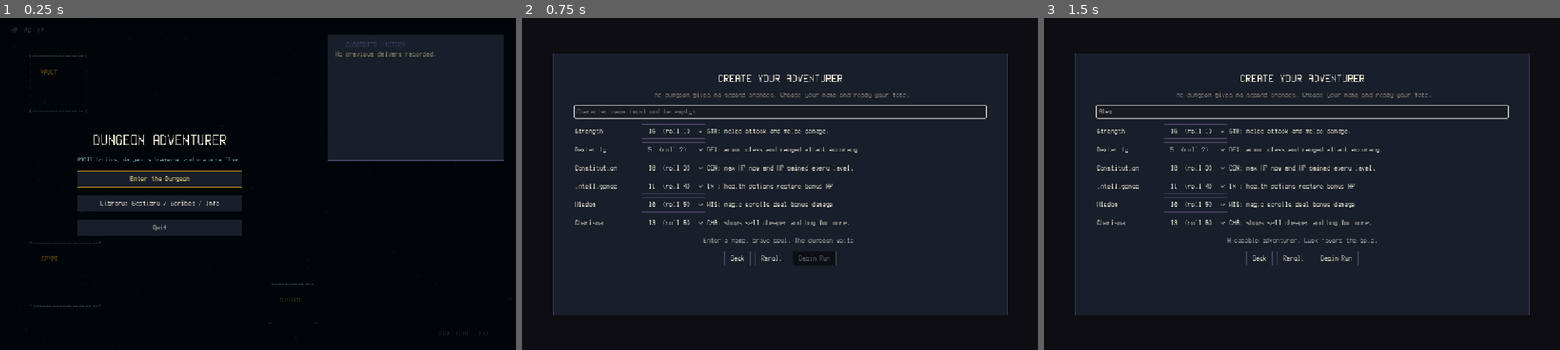
Above: before the commit, frames 1-3 (left to right).
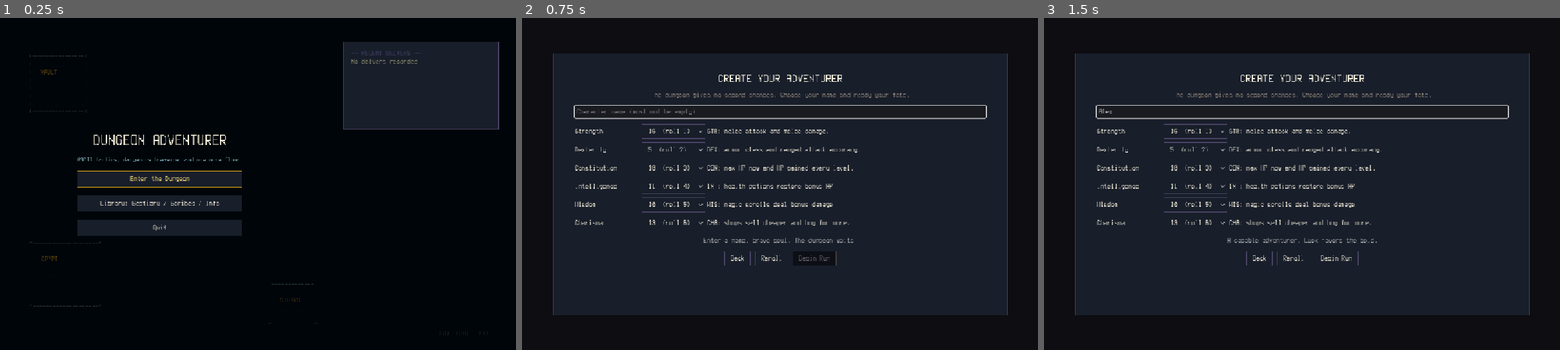
Above: after the commit, the same moments.

Repository: damiankovac0-pixel/DND-Roguelike-Dungeon-Crawler
Game: Godot game, scene res://scenes/main_menu.tscn
Same seed, same stepped clock (60 frames per second), same inputs: the game is played once before the commit and once after it.
Inputs (mouse positions are in pixels of both pictures, inside the frame that each line leads up to):
- Up to frame 1 (0.25 s): no input
- Up to frame 2 (0.75 s): click "Enter the Dungeon" at 0.5 s
- Up to frame 3 (1.5 s): click (1302, 110) at 1.27 s; type "Alex" at 1.35 s

The runs differ from the first frame. In frame 1, 5.4% of the frame differs, in the area x 2-98%, y 2-44%; in frame 2, nothing differs; in frame 3, nothing differs.

Commit message:
Polish main menu history panel

Diff:
--- a/scenes/main_menu.tscn
+++ b/scenes/main_menu.tscn
@@ -72,15 +72,15 @@
 anchors_preset = 1
 anchor_left = 1.0
 anchor_right = 1.0
-offset_left = -420.0
-offset_top = 36.0
-offset_right = -28.0
-offset_bottom = 318.0
+offset_left = -380.0
+offset_top = 54.0
+offset_right = -40.0
+offset_bottom = 248.0
 grow_horizontal = 0
 
 [node name="HistoryOutput" type="RichTextLabel" parent="HistoryPanel"]
-custom_minimum_size = Vector2(368, 258)
+custom_minimum_size = Vector2(320, 168)
 layout_mode = 2
 bbcode_enabled = true
 text = "CHARACTER HISTORY\n\nNo previous characters."
-scroll_active = true
+scroll_active = false
--- a/scripts/ui/ascii_backdrop.gd
+++ b/scripts/ui/ascii_backdrop.gd
@@ -2,7 +2,7 @@
 extends ColorRect
 
 # === Constants ===
-const AMBIENT_GLYPHS: Array[String] = [".", "·", "'", "`", ":", "*", "+"]
+const AMBIENT_GLYPHS: Array[String] = [".", "·", "'", "`"]
 const ROOM_PATTERNS: Array[Dictionary] = [
 	{"origin": Vector2(64, 74), "width": 18, "height": 8, "label": "VAULT"},
 	{"origin": Vector2(66, 502), "width": 22, "height": 9, "label": "CRYPT"},
@@ -13,10 +13,10 @@
 @export var font: Font
 @export var font_size: int = 15
 @export var grid_step: Vector2 = Vector2(14, 18)
-@export_range(0.0, 1.0) var glyph_density: float = 0.075
-@export var ambient_color: Color = Color(0.28, 0.26, 0.39, 0.20)
-@export var accent_color: Color = Color(0.6, 0.84, 0.9, 0.34)
-@export var treasure_color: Color = Color(1.0, 0.72, 0.08, 0.42)
+@export_range(0.0, 1.0) var glyph_density: float = 0.045
+@export var ambient_color: Color = Color(0.28, 0.26, 0.39, 0.14)
+@export var accent_color: Color = Color(0.6, 0.84, 0.9, 0.24)
+@export var treasure_color: Color = Color(1.0, 0.72, 0.08, 0.34)
 
 
 # === Lifecycle Methods ===
@@ -92,7 +92,6 @@
 
 func _draw_corner_runes(draw_font: Font) -> void:
 	var runes: Array[Dictionary] = [
-		{"point": Vector2(24, 32), "text": "HP  AC  XP"},
 		{"point": Vector2(size.x - 176.0, size.y - 34.0), "text": "FOV  LOOT  EXIT"},
 	]
 	for rune: Dictionary in runes:
@@ -103,7 +102,7 @@
 			HORIZONTAL_ALIGNMENT_LEFT,
 			-1,
 			font_size,
-			Color(accent_color.r, accent_color.g, accent_color.b, 0.26)
+			Color(accent_color.r, accent_color.g, accent_color.b, 0.18)
 		)
 
 
--- a/scripts/ui/main_menu.gd
+++ b/scripts/ui/main_menu.gd
@@ -1,5 +1,10 @@
 class_name MainMenu
 extends Control
+
+# === Constants ===
+const HISTORY_LIMIT: int = 5
+const HISTORY_NAME_MAX: int = 18
+
 
 # === Onready ===
 @onready var start_button: Button = $Center/VBox/StartButton
@@ -36,12 +41,62 @@
 
 
 func _refresh_history() -> void:
-	var lines: Array[String] = GameManager.get_history_lines()
-	var history_text: String = (
-		"[color=#47426b]-- CHARACTER HISTORY --[/color]"
-		+ "\n\n[color=#92906f]No previous delvers recorded.[/color]"
-	)
-	if not lines.is_empty():
-		history_text = "[color=#47426b]-- CHARACTER HISTORY --[/color]\n\n%s" % "\n".join(lines)
+	var entries: Array = GameManager.character_history
+	var history_text: String = "[color=#47426b]-- RECENT DELVERS --[/color]"
+	if entries.is_empty():
+		history_text += "\n\n[color=#92906f]No delvers recorded.[/color]"
+	else:
+		var lines: Array[String] = []
+		var entry_count: int = min(HISTORY_LIMIT, entries.size())
+		for index: int in entry_count:
+			lines.append(_format_history_entry(entries[index]))
+		if entries.size() > HISTORY_LIMIT:
+			lines.append(
+				"[color=#47426b]+%d older runs in the archive[/color]"
+				% (entries.size() - HISTORY_LIMIT)
+			)
+		history_text += "\n\n%s" % "\n".join(lines)
 	history_output.clear()
 	history_output.parse_bbcode(history_text)
+
+
+func _format_history_entry(entry: Dictionary) -> String:
+	var delver_name: String = _clean_history_name(str(entry.get("name", "Unknown")))
+	var floor_number: int = int(entry.get("floor", 1))
+	var level_value: int = int(entry.get("level", 1))
+	var won: bool = bool(entry.get("victory", false))
+	var result: String = "Victory" if won else "Fell"
+	var result_color: String = "#7bd88f" if won else "#8b8fa3"
+	return (
+		"[color=#fffbf0]%s[/color]  [color=#7db8ff]F%d[/color]  [color=#d8d8d8]L%s[/color]  [color=%s]%s[/color]"
+		% [delver_name, floor_number, _format_level_bbcode(level_value), result_color, result]
+	)
+
+
+func _format_level_bbcode(level_value: int) -> String:
+	if level_value <= 20:
+		return "%d" % level_value
+	var colors: Array[String] = [
+		"#d899ff",
+		"#c77dff",
+		"#9d7dff",
+		"#7db8ff",
+		"#66fff0",
+		"#7bd88f",
+		"#ffb84d",
+		"#ff5fd7",
+	]
+	var prestige_level: int = level_value - 20
+	return "20[color=%s]+%d[/color]" % [
+		colors[(prestige_level - 1) % colors.size()],
+		prestige_level,
+	]
+
+
+func _clean_history_name(raw_name: String) -> String:
+	var clean_name: String = raw_name.strip_edges().replace("[", "(").replace("]", ")")
+	if clean_name.is_empty():
+		clean_name = "Nameless"
+	if clean_name.length() > HISTORY_NAME_MAX:
+		clean_name = clean_name.substr(0, HISTORY_NAME_MAX - 3) + "..."
+	return clean_name
